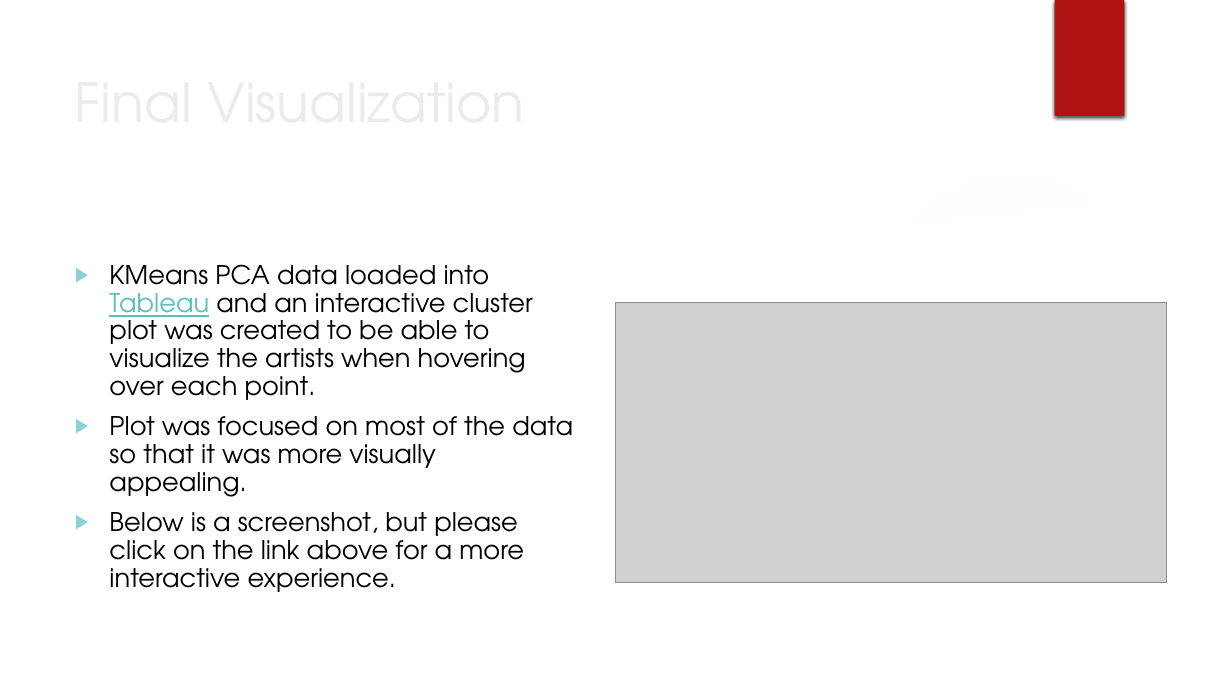
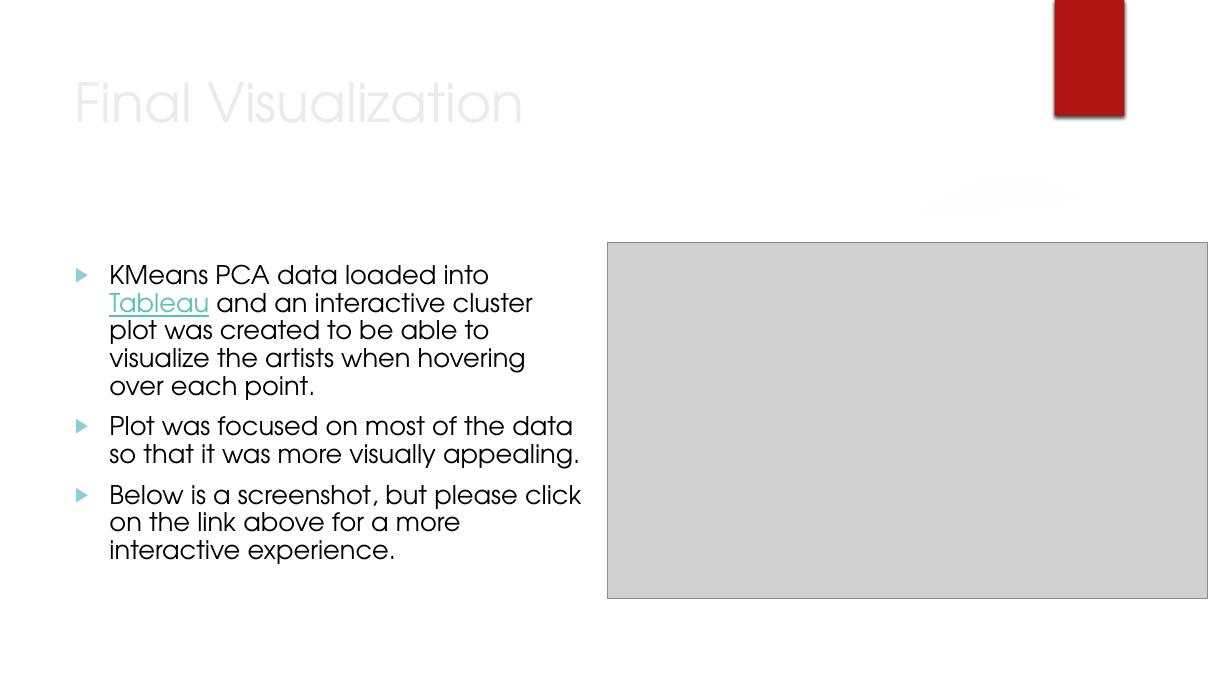
Before and after one commit to rfisher816/Projects, a slide deck: slide 15 of Capstone 2/Capstone 2 Presentation.pptx. Drawn at 1232x693 pixels with LibreOffice and Linux fonts; fonts in the diff are those of the drawing; grey boxes stand for pictures; background and template pictures are left out. Boxes give left, top, right and bottom in pixels: in the first picture for what was removed or moved away, otherwise in the second. Text is boxed around its words. In the diff, an @@ line names an element or a change of style, - is before the commit and + after.

Commit message:
Updated data source

```diff
--- a/Capstone 2/Capstone 2 Presentation.pptx
+++ b/Capstone 2/Capstone 2 Presentation.pptx
@@ text "KMeans PCA data loaded into ..." rewrapped from [109,264,573,592] to [109,264,581,564] @@
@@ picture: place and size @@
-picture at [616,302,1166,583]
+picture at [607,243,1208,599]
```
Also in this commit, not shown: 3 other slides changed, 1 other file.
